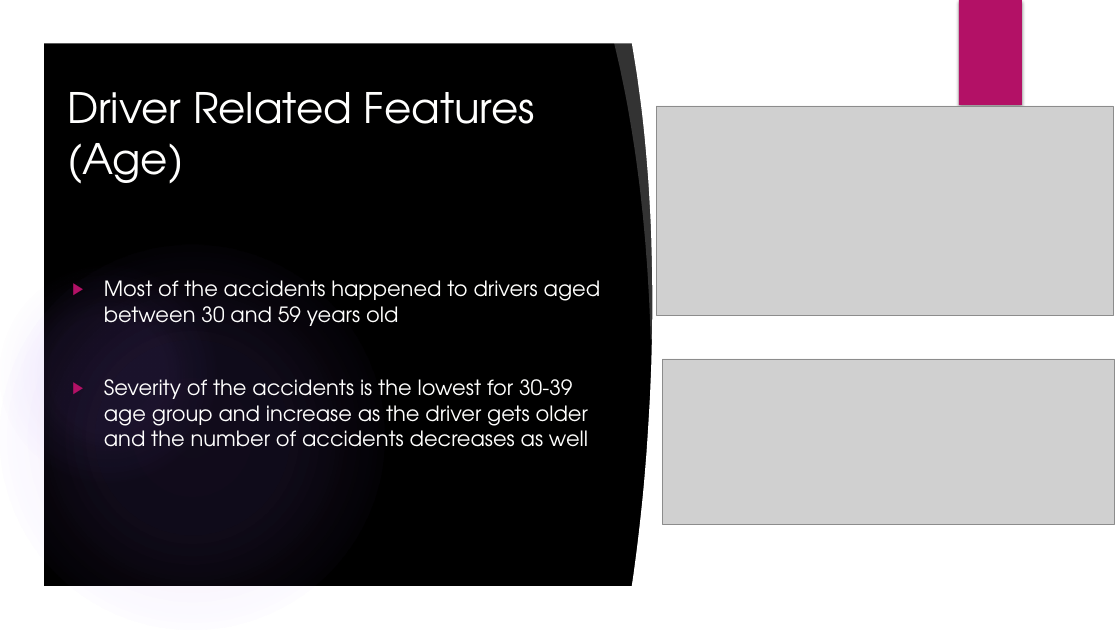
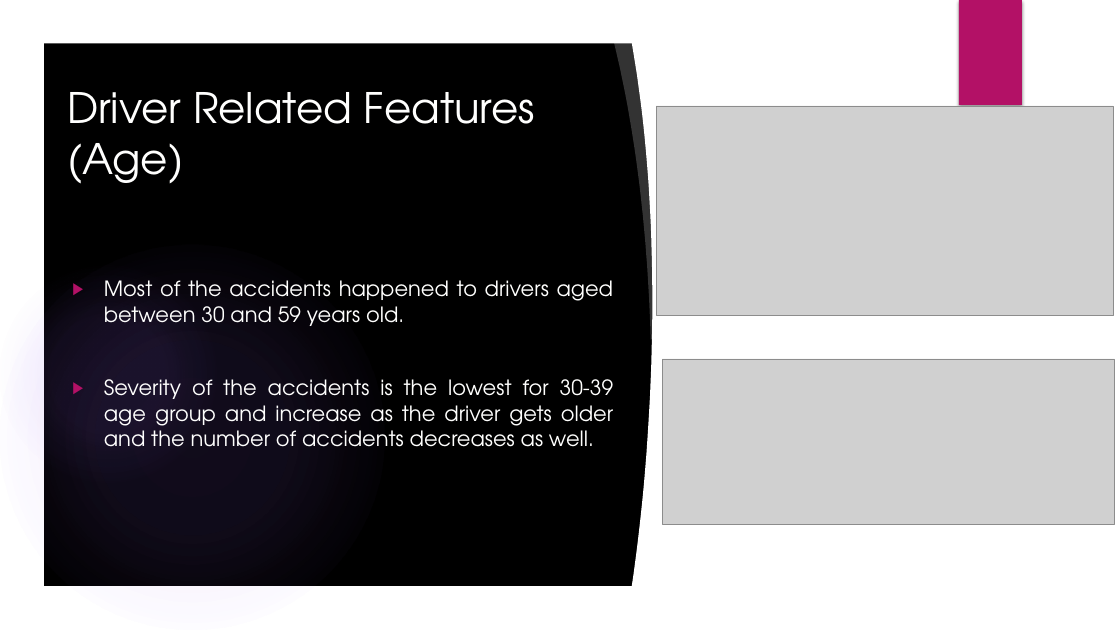
Before and after one commit to romer1979/Fatal-Accidents-in-UK-, a slide deck: slide 20 of Fatal Accidents in UK.pptx (slide 18 before the commit). Drawn at 1120x630 pixels with LibreOffice and Linux fonts; fonts in the diff are those of the drawing; grey boxes stand for pictures; background and template pictures are left out. Boxes give left, top, right and bottom in pixels: in the first picture for what was removed or moved away, otherwise in the second. Text is boxed around its words. In the diff, an @@ line names an element or a change of style, - is before the commit and + after.

```diff
--- a/Fatal Accidents in UK.pptx
+++ b/Fatal Accidents in UK.pptx
@@ text at bbox=[104, 280, 614, 447]: text changed @@
-▶ Most of the accidents happened to drivers aged between 30 and 59 years old
-▶ Severity of the accidents is the lowest for 30-39 age group and increase as the driver gets older and the number of accidents decreases as well
+▶ Most of the accidents happened to drivers aged between 30 and 59 years old.
+▶ Severity of the accidents is the lowest for 30-39 age group and increase as the driver gets older and the number of accidents decreases as well.
```
Also in this commit, not shown: 18 other slides changed, 6 slides added.
